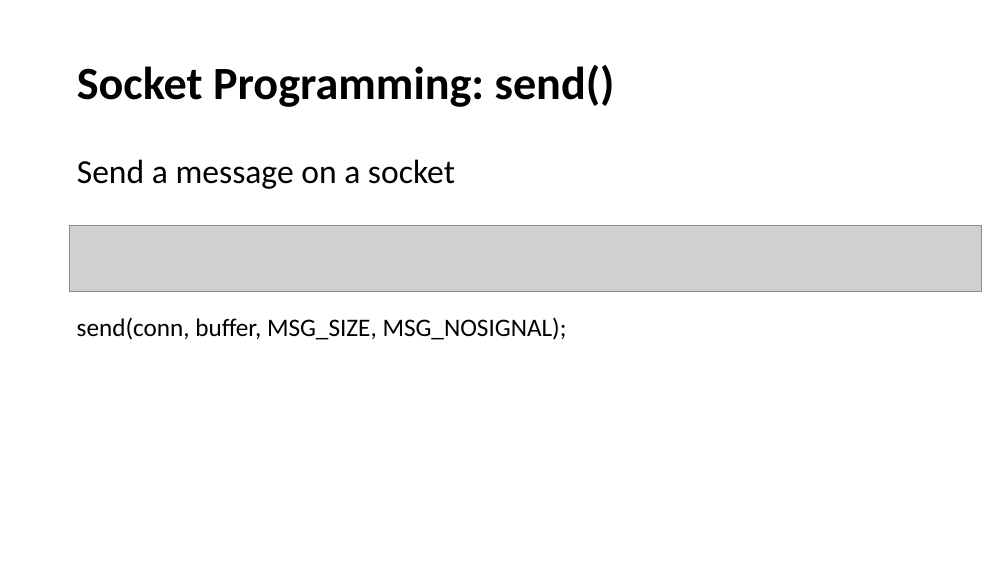
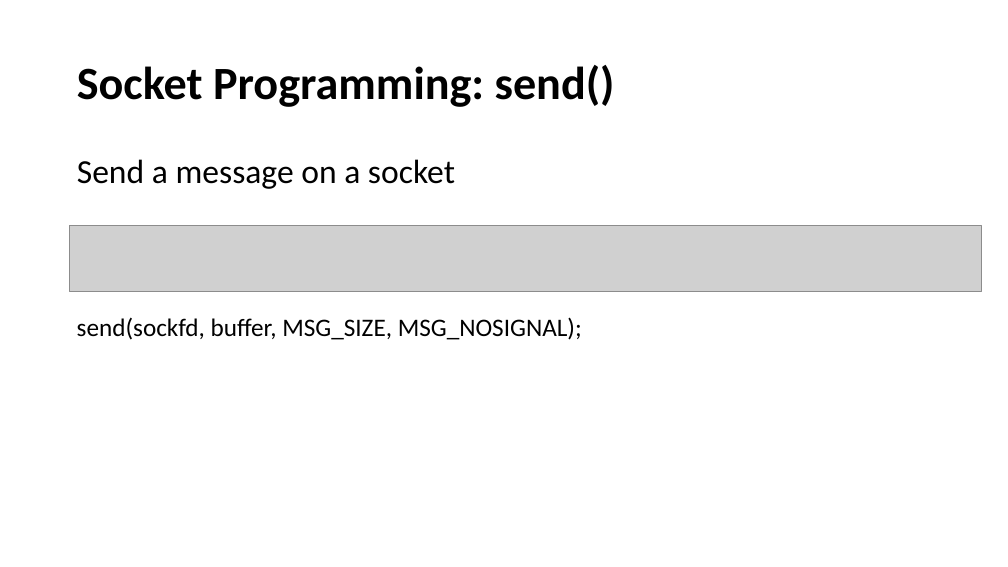
Before and after one commit to henryhxu/CSCI4430-ESTR4120, a slide deck: slide 14 of tutorial/T01/tut01.pptx (slide 13 before the commit). Drawn at 1008x567 pixels with LibreOffice and Linux fonts; fonts in the diff are those of the drawing; grey boxes stand for pictures. Boxes give left, top, right and bottom in pixels: in the first picture for what was removed or moved away, otherwise in the second. Text is boxed around its words. In the diff, an @@ line names an element or a change of style, - is before the commit and + after.

```diff
--- a/tutorial/T01/tut01.pptx
+++ b/tutorial/T01/tut01.pptx
@@ text at <box>77,317,582,340</box>: text changed @@
-send(conn, buffer, MSG_SIZE, MSG_NOSIGNAL);
+send(sockfd, buffer, MSG_SIZE, MSG_NOSIGNAL);
```
Also in this commit, not shown: 4 other slides changed, 1 slide added.
